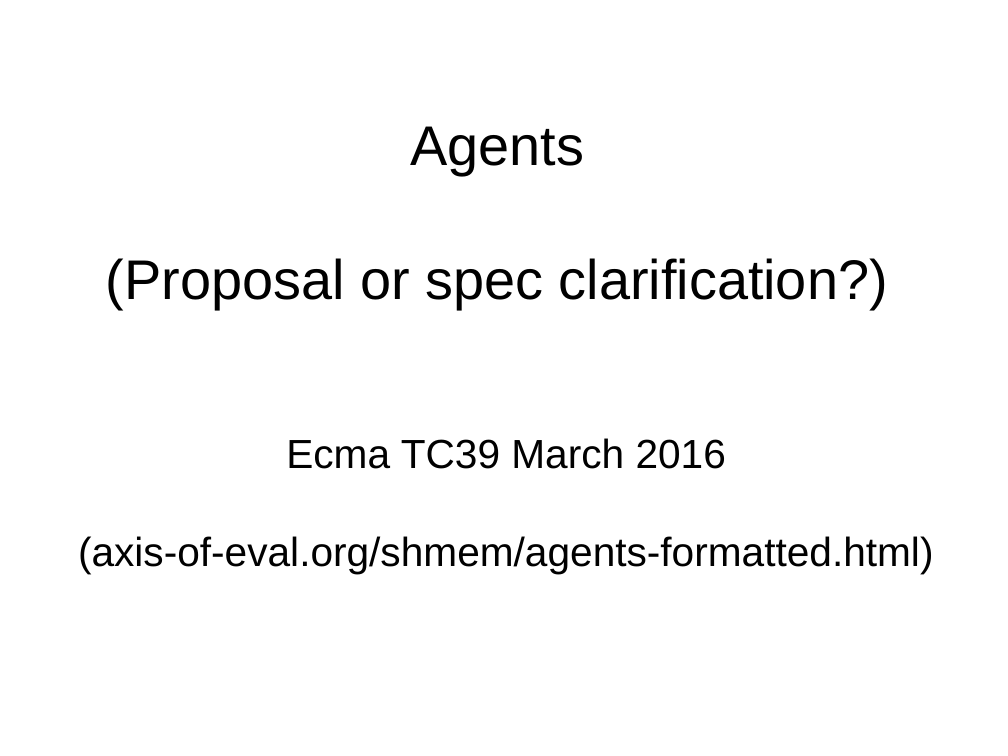
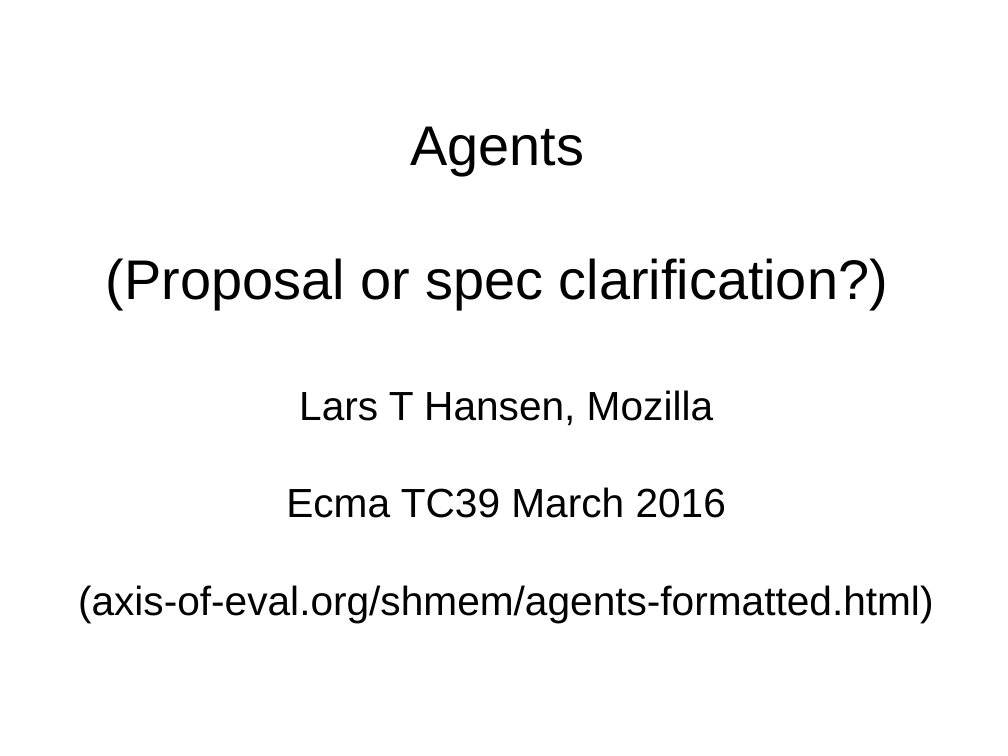
Before and after one commit to tc39/proposal-ecmascript-sharedmem, a slide deck: slide 1 of tc39/agents-mar-2016.odp. Drawn at 1008x756 pixels with LibreOffice and Linux fonts; fonts in the diff are those of the drawing. Boxes give left, top, right and bottom in pixels: in the first picture for what was removed or moved away, otherwise in the second. Text is boxed around its words. In the diff, an @@ line names an element or a change of style, - is before the commit and + after.

```diff
--- a/tc39/agents-mar-2016.odp
+++ b/tc39/agents-mar-2016.odp
@@ subtitle at bbox=[299, 390, 713, 426]: paragraph added @@
+Lars T Hansen, Mozilla
```
Also in this commit, not shown: 1 other slide changed, 1 slide added.
